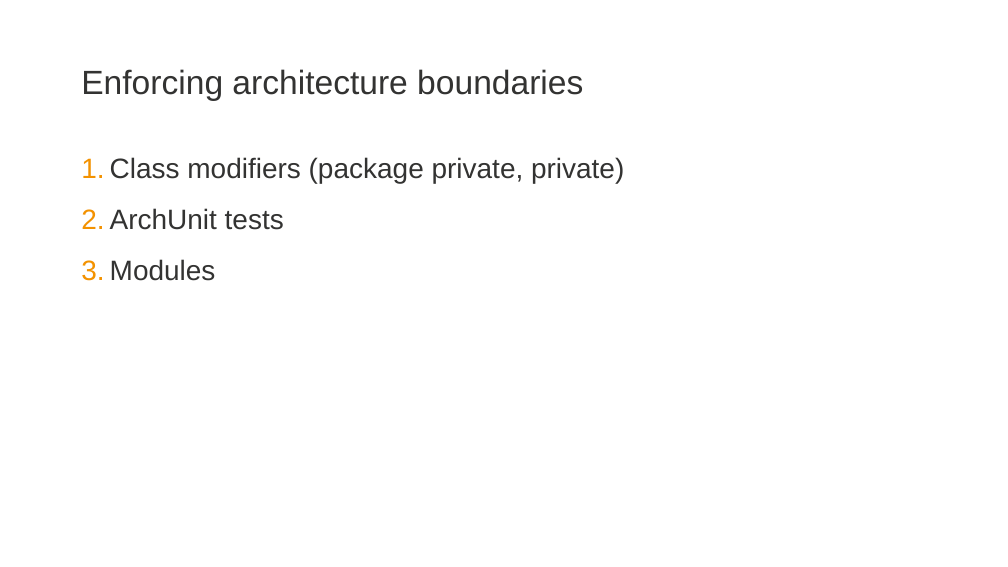
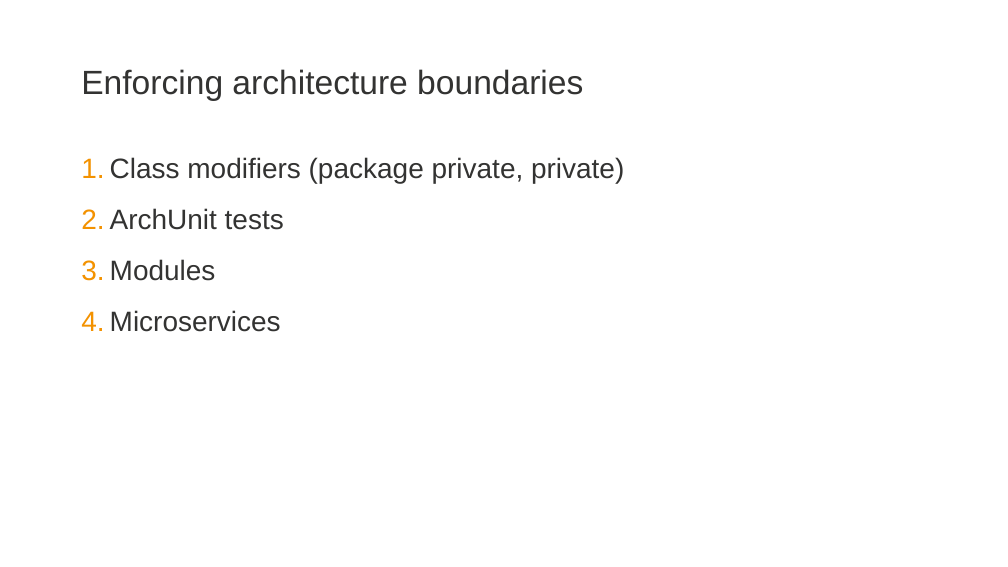
Before and after one commit to zatsepinvl/where-to-put-the-service, a slide deck: slide 35 of Where to put the service.pptm (slide 33 before the commit). Drawn at 1008x567 pixels with LibreOffice and Linux fonts; fonts in the diff are those of the drawing; background and template pictures are left out. Boxes give left, top, right and bottom in pixels: in the first picture for what was removed or moved away, otherwise in the second. Text is boxed around its words. In the diff, an @@ line names an element or a change of style, - is before the commit and + after.

```diff
--- a/Where to put the service.pptm
+++ b/Where to put the service.pptm
@@ text at (110,310,281,332): paragraph added @@
+4. Microservices
```
Also in this commit, not shown: 4 other slides changed, 6 slides added, 2 slides removed, 12 other files.
